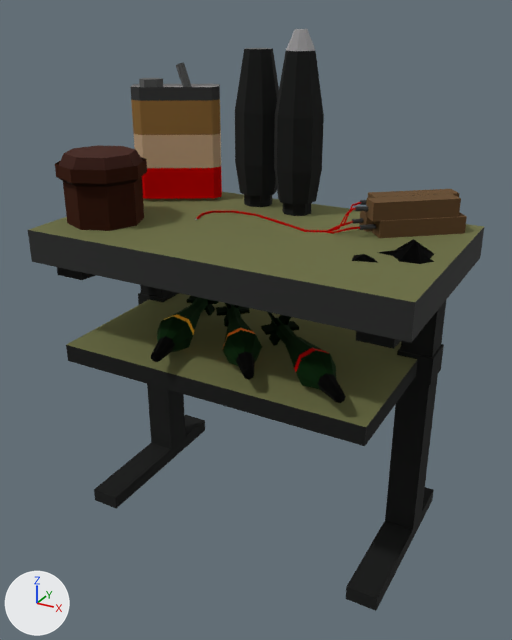
The glTF model assets/models/ExplosivesBench.glb, before and after one commit.
Before and after are seen from a 50 mm camera at (0.771, -1.179, 1.279) aimed at (0.011, 0.203, 0.588). Arrows for +X, +Y and +Z are at lower left; the lights stay in place. The older version comes first. Where no turn or scale is listed for an object, it has been applied to the vertices.

Before the edit, the objects in view are built like this:
```python
me_mesh_0 = bpy.data.meshes.new('Mesh_0')
me_mesh_0.from_pydata(...)  # 838 vertices, 1374 faces; spans x -0.459..0.461, y -0.183..0.384, z -0.421..0.81
me_mesh_0.materials.append(mat_metalfurniture)  # picture img_image_0
ob_explosivesbench_001 = bpy.data.objects.new('ExplosivesBench.001', me_mesh_0)
ob_explosivesbench_001.location = (0.0, 0.113, 0.425)
```
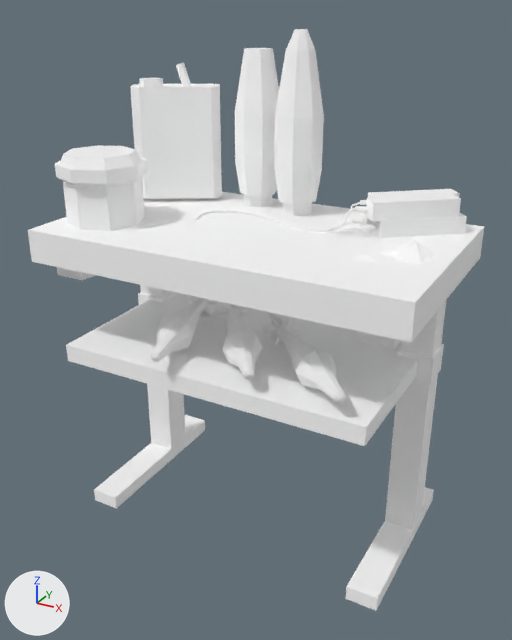
The newer file is also rescaled (x2.602), turned or shifted as a whole; pictures and numbers use the older file's frame.

Edits to the scene script, one JSON object a line:
```json
{"op": "add", "block": "mat_defaultmaterial", "code": ["mat_defaultmaterial = principled_material('DefaultMaterial')", "mat_defaultmaterial.base_color = (1.0, 1.0, 1.0)  # white #ffffff", "mat_defaultmaterial.metallic = 1.0", "mat_defaultmaterial.roughness = 1.0"]}
{"block": "me_mesh_0", "where": "me_mesh_0.from_pydata(...)  # 838 vertices, 1374 faces; spans x -0.459..0.461, y -0.183..0.384, z -0.421..0.81"}
{"op": "remove", "block": "me_mesh_0", "code": "me_mesh_0.materials.append(mat_metalfurniture)  # picture img_image_0"}
{"op": "add", "block": "me_mesh_0", "code": "me_mesh_0.materials.append(mat_defaultmaterial)  # white #ffffff"}
```

Changed parts and their boxes (x1, y1, x2, y2) in the pictures (512 x 640 px):
```json
{"object": "ExplosivesBench.001", "change": "recoloured", "before": [28, 29, 484, 611], "after": [28, 29, 484, 611], "on screen": "lighter"}
```
